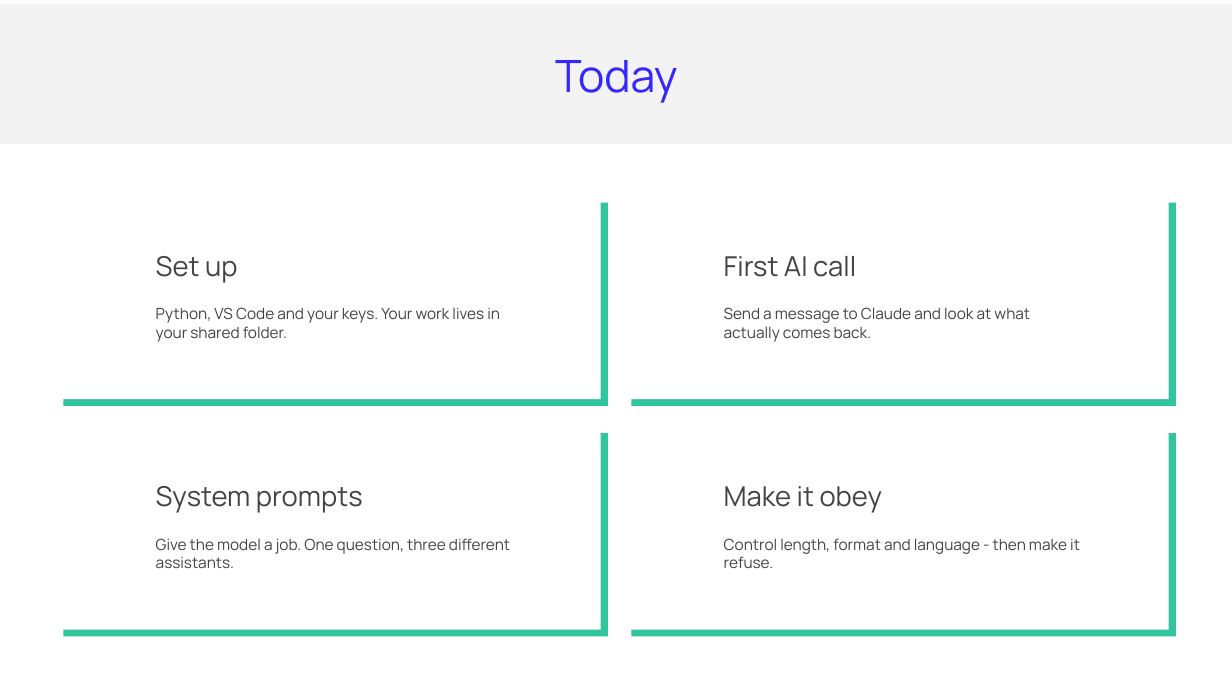
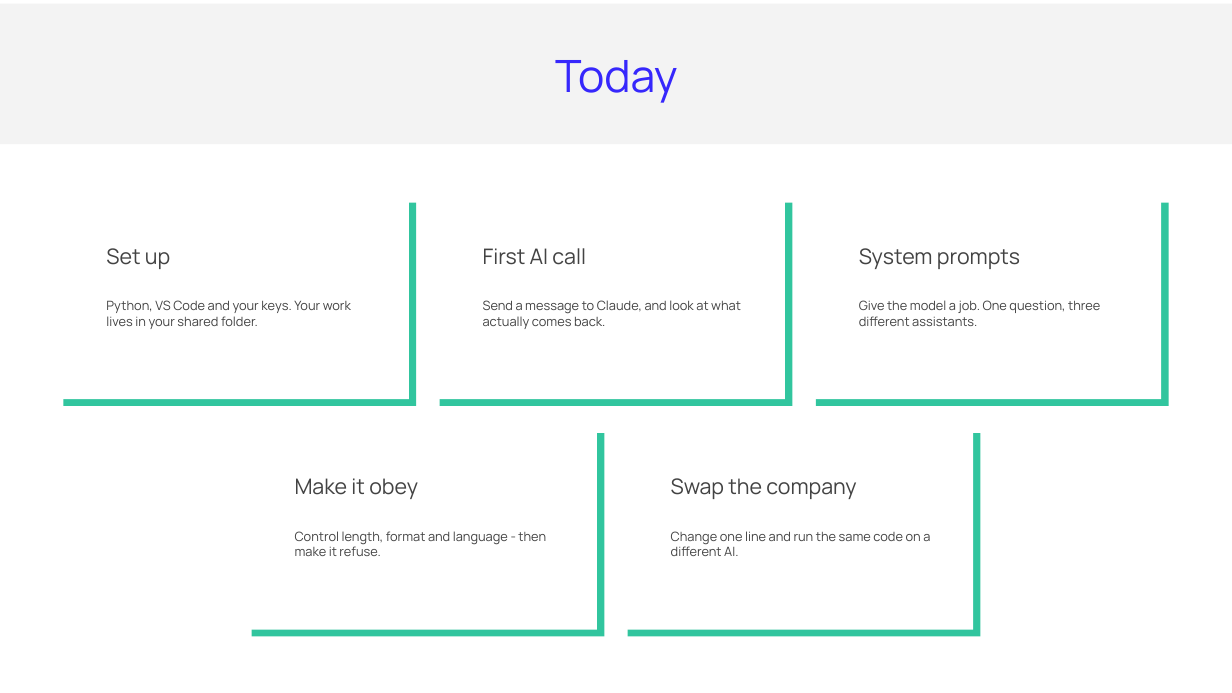
Before and after one commit to ArtyoMKo/tumo_month_workshop, a slide deck: slide 6 of slides/Lesson 1 - Setup and Your First AI Call.pptx. Drawn at 1232x693 pixels with LibreOffice and Linux fonts; fonts in the diff are those of the drawing. Boxes give left, top, right and bottom in pixels: in the first picture for what was removed or moved away, otherwise in the second. Text is boxed around its words. In the diff, an @@ line names an element or a change of style, - is before the commit and + after.

```diff
--- a/slides/Lesson 1 - Setup and Your First AI Call.pptx
+++ b/slides/Lesson 1 - Setup and Your First AI Call.pptx
@@ rectangle: place and size @@
-rectangle at [56, 196, 601, 399]
+rectangle at [56, 196, 409, 399]
@@ rectangle: place and size @@
-rectangle at [63, 203, 608, 406]
+rectangle at [63, 203, 416, 406]
@@ rectangle: place and size @@
-rectangle at [624, 196, 1169, 399]
+rectangle at [432, 196, 785, 399]
@@ rectangle: place and size @@
-rectangle at [631, 203, 1176, 406]
+rectangle at [440, 203, 793, 406]
@@ rectangle: place and size @@
-rectangle at [56, 426, 601, 630]
+rectangle at [808, 196, 1161, 399]
@@ rectangle: place and size @@
-rectangle at [63, 433, 608, 636]
+rectangle at [816, 203, 1169, 406]
@@ text "Set up": place and size @@
-text "Set up" at [156, 256, 237, 283]
+text "Set up" at [106, 248, 170, 269]
@@ text "First AI call": place and size @@
-text "First AI call" at [724, 256, 856, 277]
+text "First AI call" at [483, 248, 586, 265]
@@ text "System prompts": place and size @@
-text "System prompts" at [156, 486, 363, 513]
+text "System prompts" at [859, 248, 1020, 269]
@@ text "Python, VS Code and your ...": place and size @@
-text "Python, VS Code and your ..." at [156, 307, 500, 342]
+text "Python, VS Code and your ..." at [106, 300, 351, 329]
@@ text "Give the model a job. ...": place and size @@
-text "Give the model a job. ..." at [156, 538, 510, 568]
+text "Give the model a job. ..." at [859, 300, 1100, 326]
@@ text at [483, 300, 741, 329]: text changed; size 18 to 15 pt @@
-Send a message to Claude and look at what actually comes back.
+Send a message to Claude, and look at what actually comes back.
@@ rectangle: place and size @@
-rectangle at [624, 426, 1169, 630]
+rectangle at [244, 426, 597, 630]
@@ rectangle: place and size @@
-rectangle at [631, 433, 1176, 636]
+rectangle at [251, 433, 604, 636]
@@ rectangle added at [620, 426, 973, 630], fill #FFFFFF @@
@@ rectangle added at [628, 433, 981, 636], fill #31C59E @@
@@ size 32 to 25 pt in 4 elements at [106, 248, 170, 269], [483, 248, 586, 265], [859, 248, 1020, 269], [295, 478, 418, 499] @@
@@ text "Make it obey": place and size @@
-text "Make it obey" at [724, 486, 883, 513]
+text "Make it obey" at [295, 478, 418, 499]
@@ text added at [671, 478, 856, 499], 25 pt, text #434343 @@
+Swap the company
@@ size 18 to 15 pt in 3 elements at [106, 300, 351, 329], [859, 300, 1100, 326], [295, 531, 546, 556] @@
@@ text "Control length, format and language ...": place and size @@
-text "Control length, format and language ..." at [724, 538, 1080, 568]
+text "Control length, format and language ..." at [295, 531, 546, 556]
@@ text added at [671, 531, 930, 556], 15 pt, text #434343 @@
+Change one line and run the same code on a different AI.
```
Also in this commit, not shown: 2 other slides changed, 3 other files.
